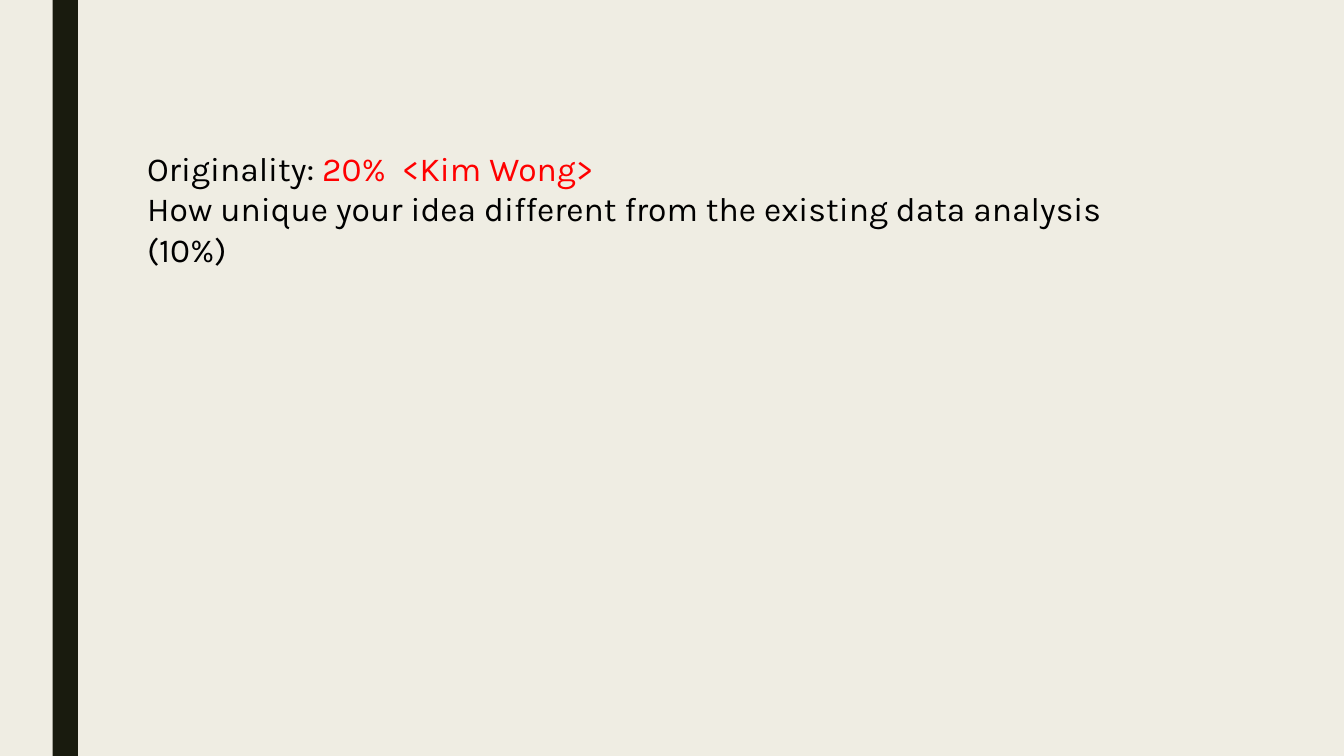
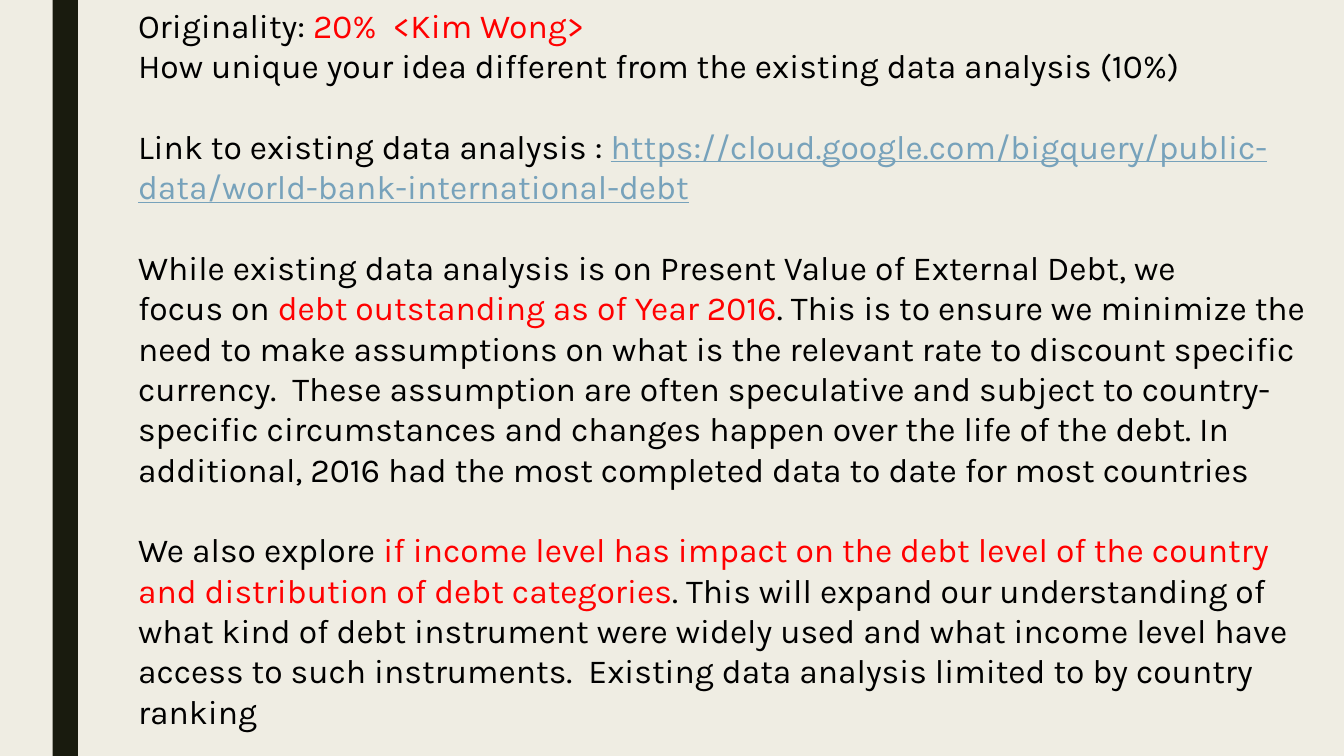
Before and after one commit to skc00/DBMS-Term-Project, a slide deck: slide 4 of Term Presentation MSDS7330-404 GrpB.pptx. Drawn at 1344x756 pixels with LibreOffice and Linux fonts; fonts in the diff are those of the drawing. Boxes give left, top, right and bottom in pixels: in the first picture for what was removed or moved away, otherwise in the second. Text is boxed around its words. In the diff, an @@ line names an element or a change of style, - is before the commit and + after.

Commit message:
Kim update originality in power ppt

```diff
--- a/Term Presentation MSDS7330-404 GrpB.pptx
+++ b/Term Presentation MSDS7330-404 GrpB.pptx
@@ text "Originality: 20% <Kim Wong>": place and size @@
-text "Originality: 20% <Kim Wong>" at (147,158,1101,266)
+text "Originality: 20% <Kim Wong>" at (138,15,1305,732)
@@ text at (138,134,1305,732): paragraphs added @@
+Link to existing data analysis : https://cloud.google.com/bigquery/public-data/world-bank-international-debt
+While existing data analysis is on Present Value of External Debt, we focus on debt outstanding as of Year 2016. This is to ensure we minimize the need to make assumptions on what is the relevant rate to discount specific currency. These assumption are often speculative and subject to country-specific circumstances and changes happen over the life of the debt. In additional, 2016 had the most completed data to date for most countries
+We also explore if income level has impact on the debt level of the country and distribution of debt categories. This will expand our understanding of what kind of debt instrument were widely used and what income level have access to such instruments. Existing data analysis limited to by country ranking
```
